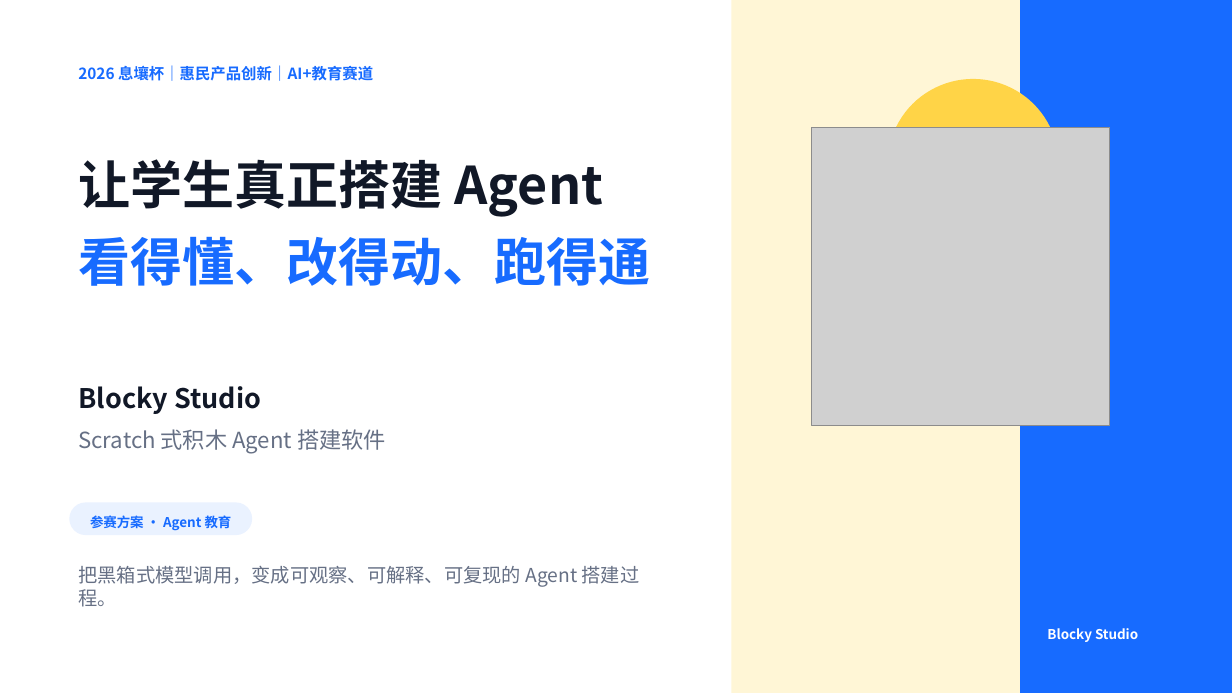
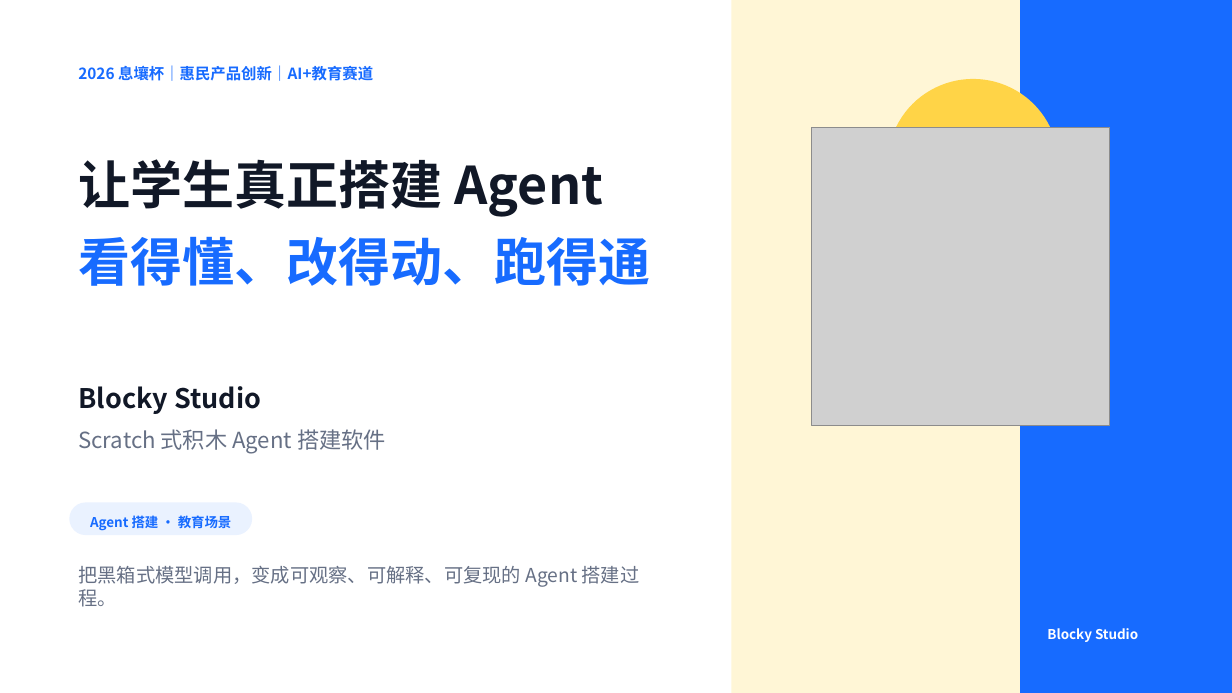
Before and after one commit to q2955161835-debug/Blocky-AI, a slide deck: slide 1 of PPT与商业计划书/Blocky-Studio-息壤杯-AI+教育.pptx. Drawn at 1232x693 pixels with LibreOffice and Linux fonts; fonts in the diff are those of the drawing; grey boxes stand for pictures. Boxes give left, top, right and bottom in pixels: in the first picture for what was removed or moved away, otherwise in the second. Text is boxed around its words. In the diff, an @@ line names an element or a change of style, - is before the commit and + after.

Commit message:
docs: remove POC label from contest deck

```diff
--- a/PPT与商业计划书/Blocky-Studio-息壤杯-AI+教育.pptx
+++ b/PPT与商业计划书/Blocky-Studio-息壤杯-AI+教育.pptx
@@ text at bbox=[90, 513, 232, 531]: text changed @@
-参赛方案 · Agent 教育
+Agent 搭建 · 教育场景
```
Also in this commit, not shown: 1 other file.
